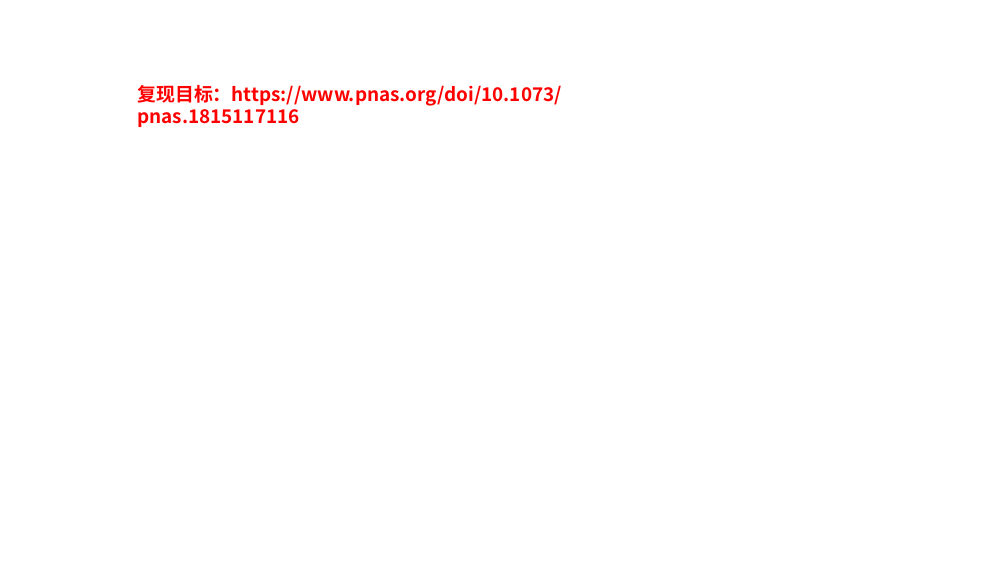
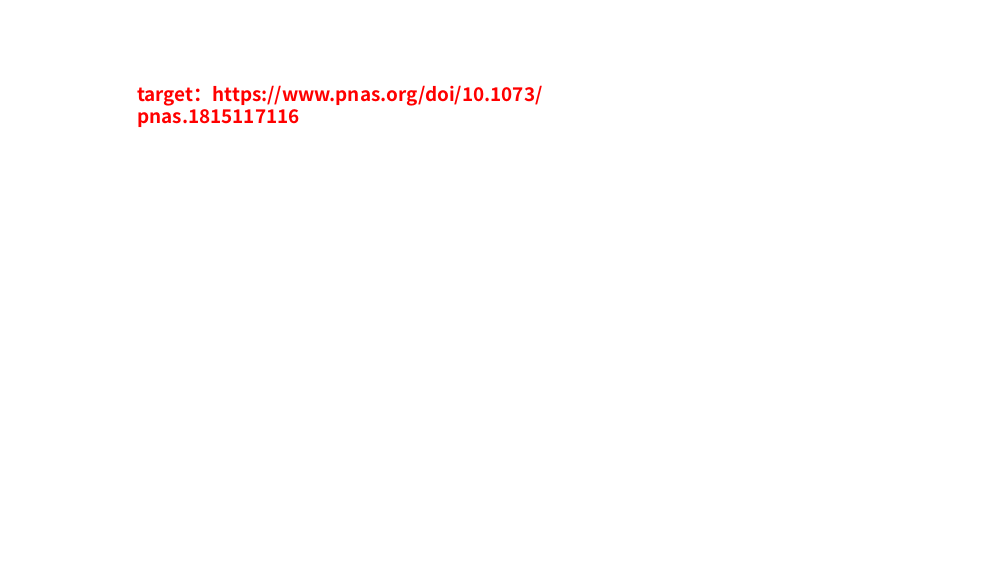
Before and after one commit to Hare80/potlab-ml, a slide deck: slide 3 of docs/painn.pptx. Drawn at 1008x567 pixels with LibreOffice and Linux fonts; fonts in the diff are those of the drawing. Boxes give left, top, right and bottom in pixels: in the first picture for what was removed or moved away, otherwise in the second. Text is boxed around its words. In the diff, an @@ line names an element or a change of style, - is before the commit and + after.

```diff
--- a/docs/painn.pptx
+++ b/docs/painn.pptx
@@ text at (137, 85, 542, 127): text changed @@
-复现目标：https://www.pnas.org/doi/10.1073/pnas.1815117116
+target：https://www.pnas.org/doi/10.1073/pnas.1815117116
```
Also in this commit, not shown: 16 other files.
